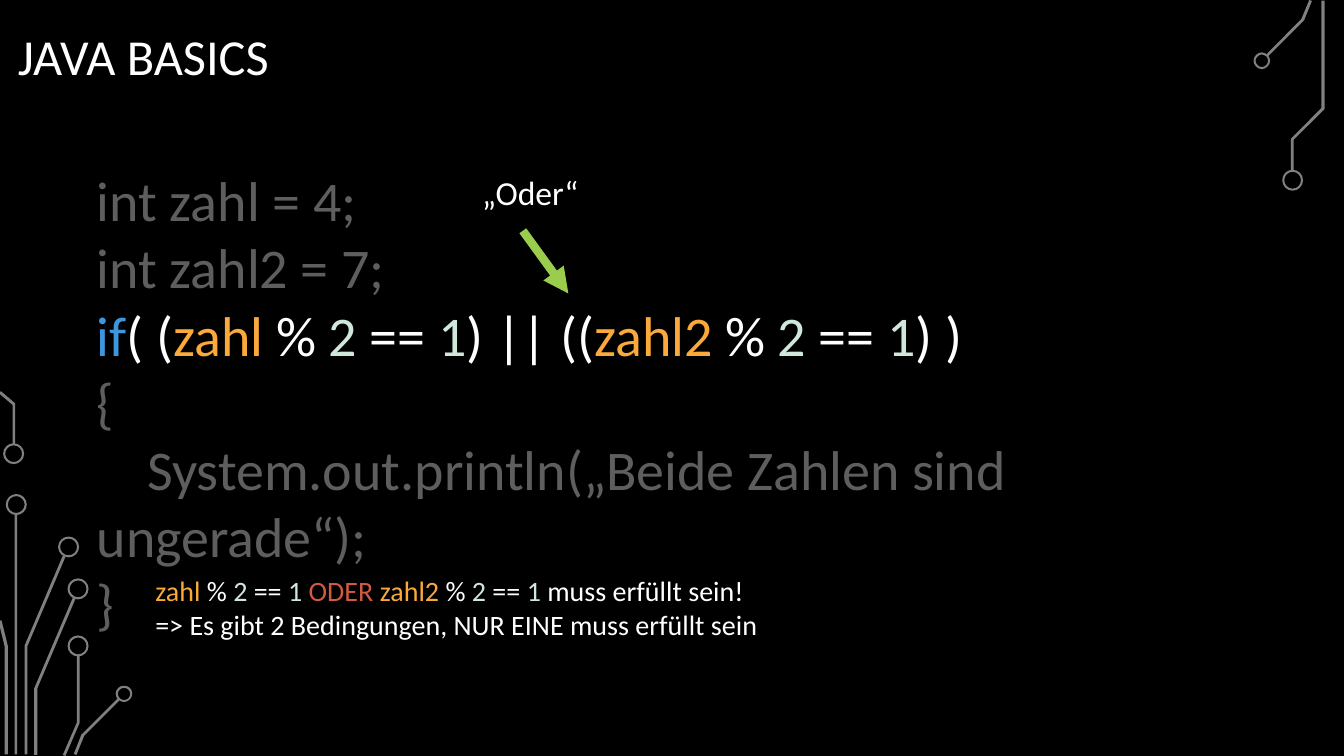
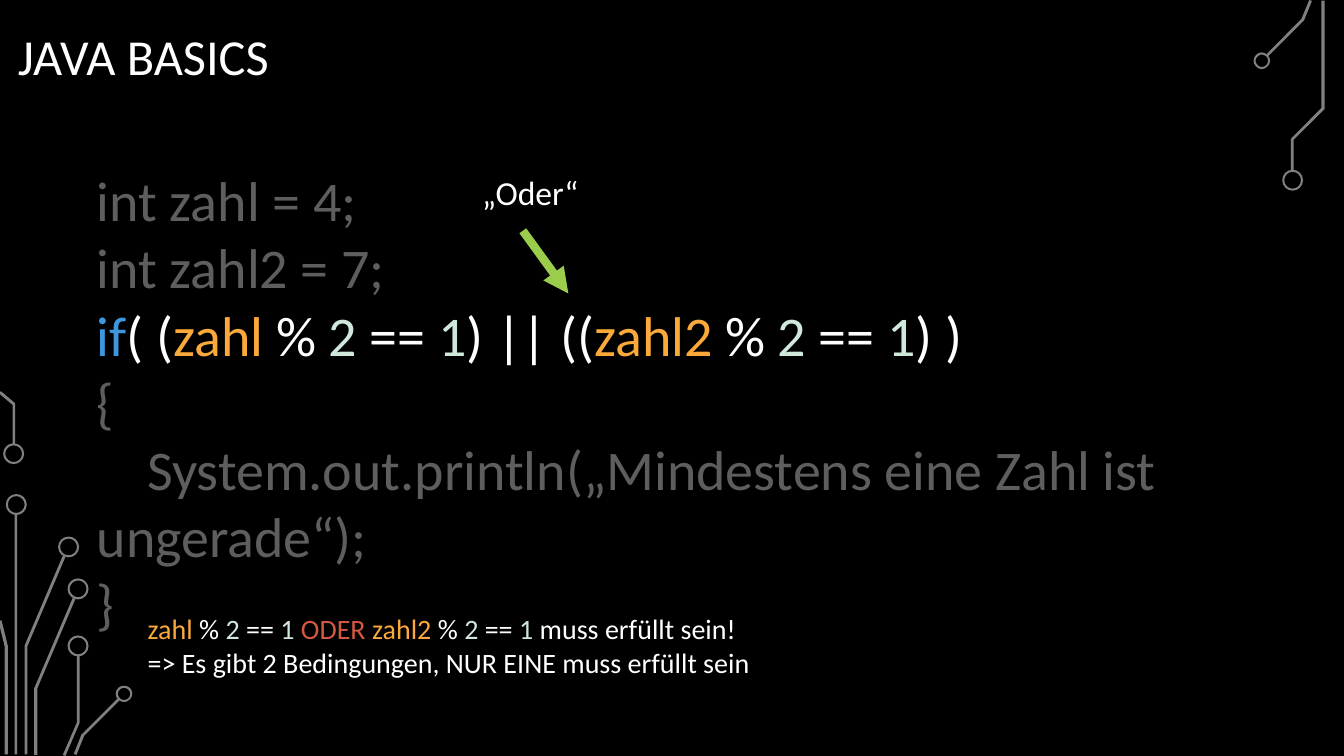
Before and after one commit to BelmontR/Java-Tutorial-Course, a slide deck: slide 51 of Java Grundkurs.pptx. Drawn at 1344x756 pixels with LibreOffice and Linux fonts; fonts in the diff are those of the drawing; background and template pictures are left out. Boxes give left, top, right and bottom in pixels: in the first picture for what was removed or moved away, otherwise in the second. Text is boxed around its words. In the diff, an @@ line names an element or a change of style, - is before the commit and + after.

```diff
--- a/Java Grundkurs.pptx
+++ b/Java Grundkurs.pptx
@@ text at (x1=97, y1=449, x2=1156, y2=567): text changed @@
-System.out.println(„Beide Zahlen sind ungerade“);
+System.out.println(„Mindestens eine Zahl ist ungerade“);
@@ text "zahl % 2 == 1 ..." moved from (x1=155, y1=581, x2=757, y2=640) to (x1=148, y1=619, x2=749, y2=678) @@
```
Also in this commit, not shown: 6 other slides changed.
